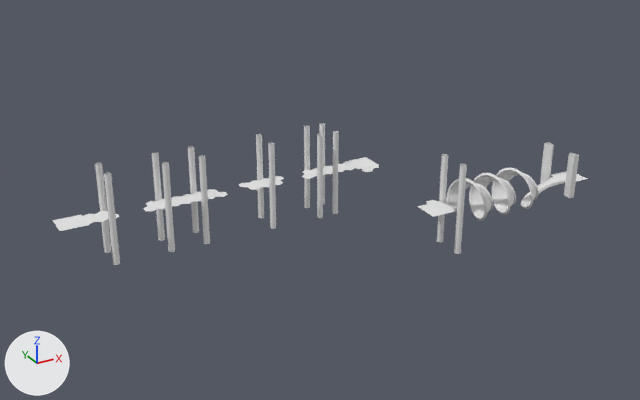
Renders of the glTF model Project/area/7 night palace/environment/collision/NPSpaceA.gltf from each side of a commit.
Before and after are seen from a 50 mm camera at (695.0, 196.0, 203.0) aimed at (920.0, 604.0, -1.0). Lighting does not change. The marker at lower left points along +X, +Y and +Z. Vertices at the same position are counted once.

The first picture shows 'Floor', 'Wall'.
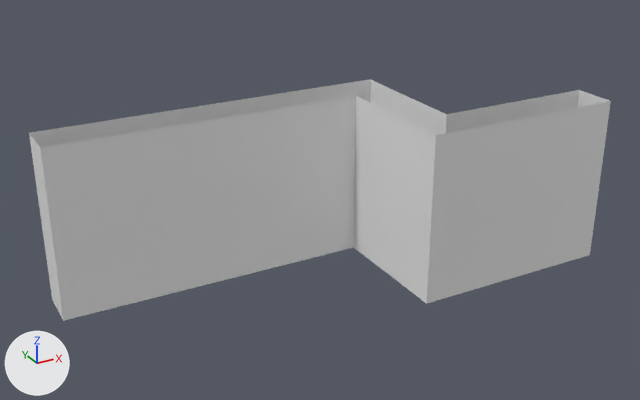
Where the change shows, as pixel boxes (x1, y1, x2, y2) in the pictures (640 x 400 px):
'Wall', reshaped (20% wider, 70% taller)
    before: (95, 123, 579, 265)
    after: (29, 79, 611, 321)
part 1 of me_wall, added
    after: (29, 79, 611, 321)
'Floor', unchanged, covered by the edit
    before: (53, 157, 587, 231)

What the commit changed:
me_wall is used by ob_wall; location (0.0, 0.0, 0.0).
me_wall had 816 vertices, 816 faces and spanned x 805.0..1061.0, y 547.0..650.0, z -26.0..27.0.
me_wall now has 832 vertices, 832 faces and spans x 773.0..1080.0, y 547.0..653.0, z -51.0..49.0.
me_wall part 1: a new loose piece of 16 vertices spanning x 773.0..1080.0, y 547.0..653.0, z -51.0..49.0.
